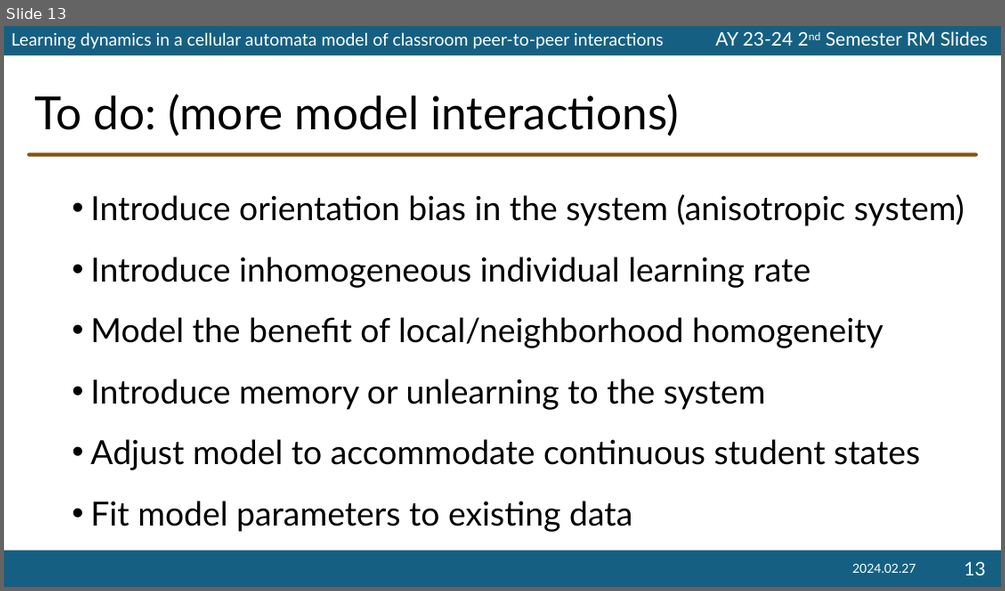
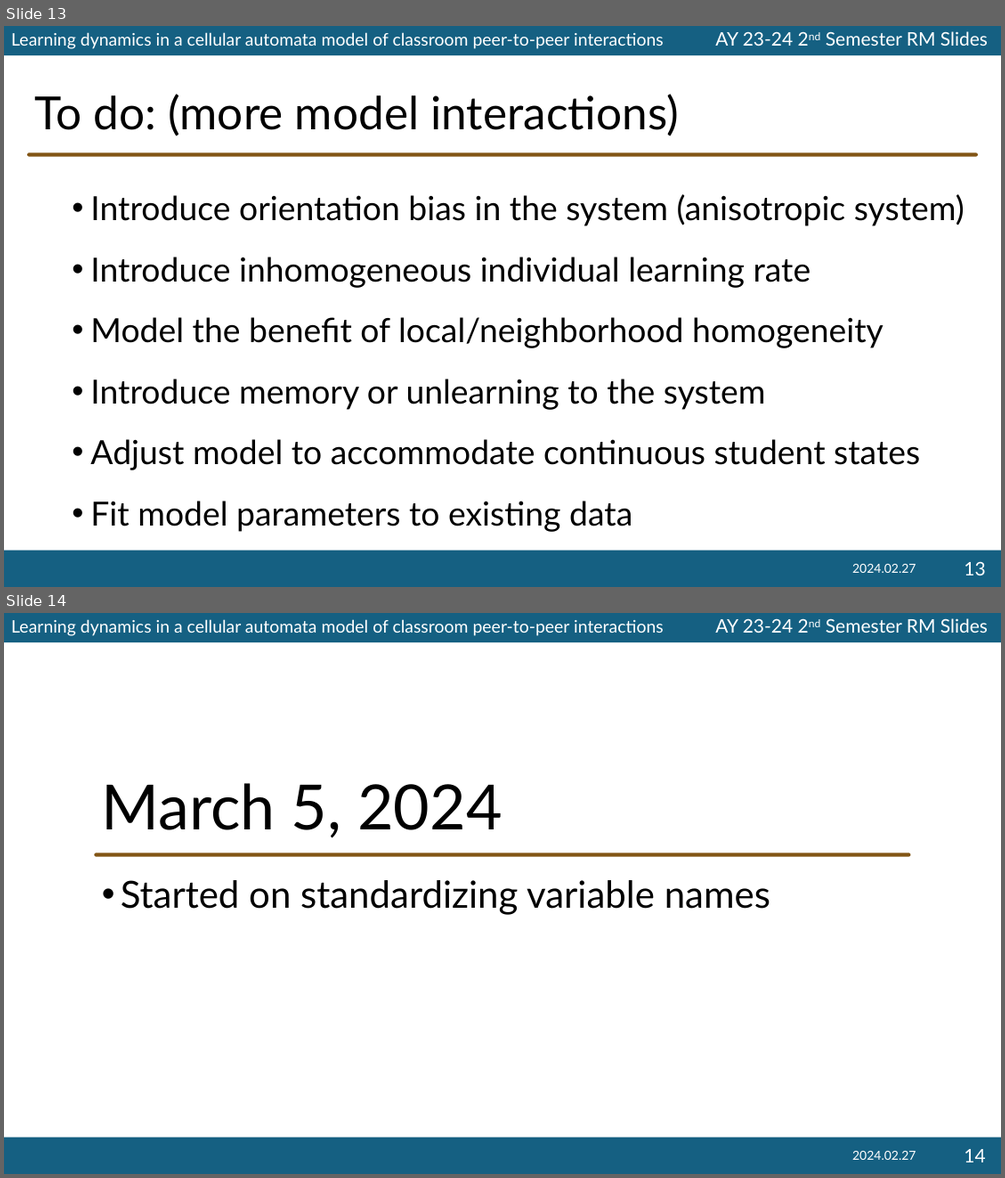
Before and after one commit to ioakimsy/BS-Thesis, a slide deck: documents/AY 23-24 2nd Sem RM Slides.pptx. Shown one above the other, each under a label of ours: slide 13 before the commit, slides 13 and 14 after it. The pictures are 1005x591 and 1005x1178 pixels, drawn with LibreOffice and Linux fonts; fonts in the diff are those of the drawing; background and template pictures are left out. Boxes give left, top, right and bottom in pixels: in the first picture for what was removed or moved away, otherwise in the second. Text is boxed around its words. In the diff, an @@ line names an element or a change of style, - is before the commit and + after.

```diff
--- a/documents/AY 23-24 2nd Sem RM Slides.pptx
+++ b/documents/AY 23-24 2nd Sem RM Slides.pptx
@@ slide 14 added at (4, 613, 1001, 1174), background #FFFFFF; not listed: 4 template elements that a slide beside it also shows @@
@@ title added at (102, 783, 502, 838), 60 pt, text #000000 @@
+March 5, 2024
@@ rounded rectangle added at (95, 853, 911, 857), fill #825515 @@
@@ text added at (121, 880, 770, 915), 36 pt, text #000000 @@
+• Started on standardizing variable names
@@ text added at (852, 1151, 915, 1159), 12 pt, text #FFFFFF @@
+2024.02.27
@@ page number added at (963, 1149, 985, 1162), 18 pt, text #FFFFFF @@
+14
```
Also in this commit, not shown: 4 other slides added.
